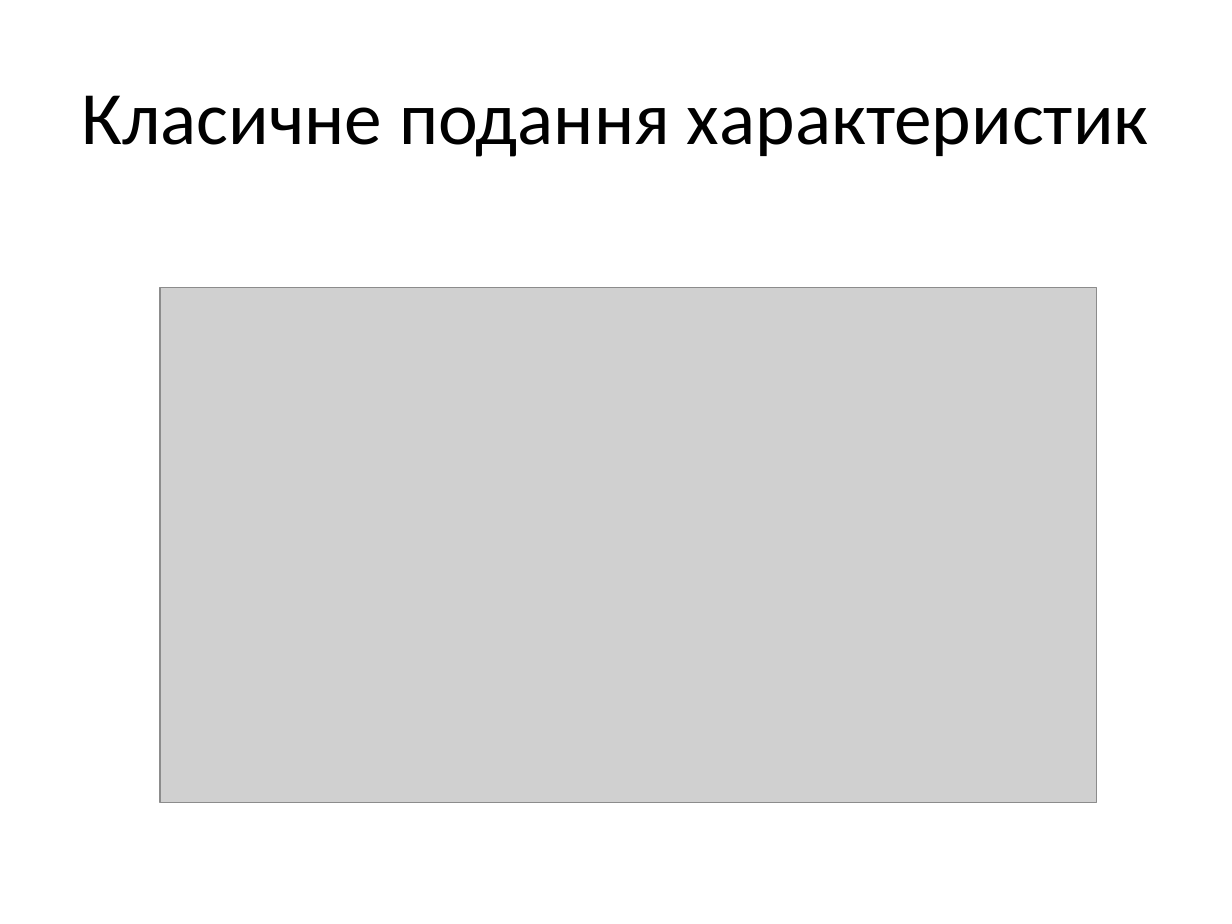
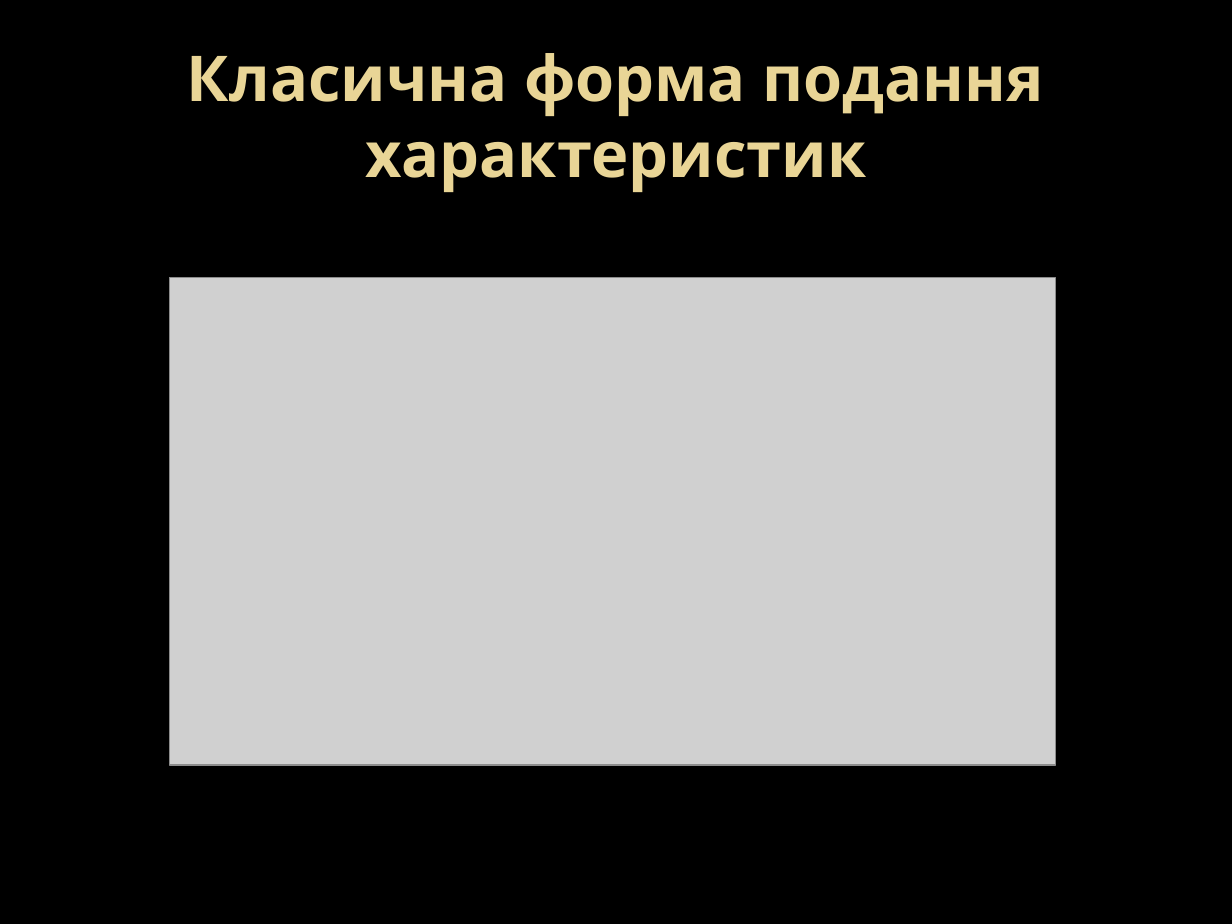
Before and after one commit to DoctorScrept/Temp, a slide deck: slide 2 of Conferece/Report1.pptx. Drawn at 1232x924 pixels with LibreOffice and Linux fonts; fonts in the diff are those of the drawing; grey boxes stand for pictures; background and template pictures are left out. Boxes give left, top, right and bottom in pixels: in the first picture for what was removed or moved away, otherwise in the second. Text is boxed around its words. In the diff, an @@ line names an element or a change of style, - is before the commit and + after.

```diff
--- a/Conferece/Report1.pptx
+++ b/Conferece/Report1.pptx
@@ background #FFFFFF to picture (left out) @@
@@ title at (187,53,1043,192): text changed; size 44 to 36.9 pt; font Calibri to Noto Sans; text colour #000000 to gradient #EAD696 to #E7D081; bold on @@
-Класичне подання характеристик
+Класична форма подання характеристик
@@ picture: place and size @@
-picture at (160,287,1096,802)
+picture at (170,277,1056,765)
```
Also in this commit, not shown: 5 other slides changed, 1 other file.
